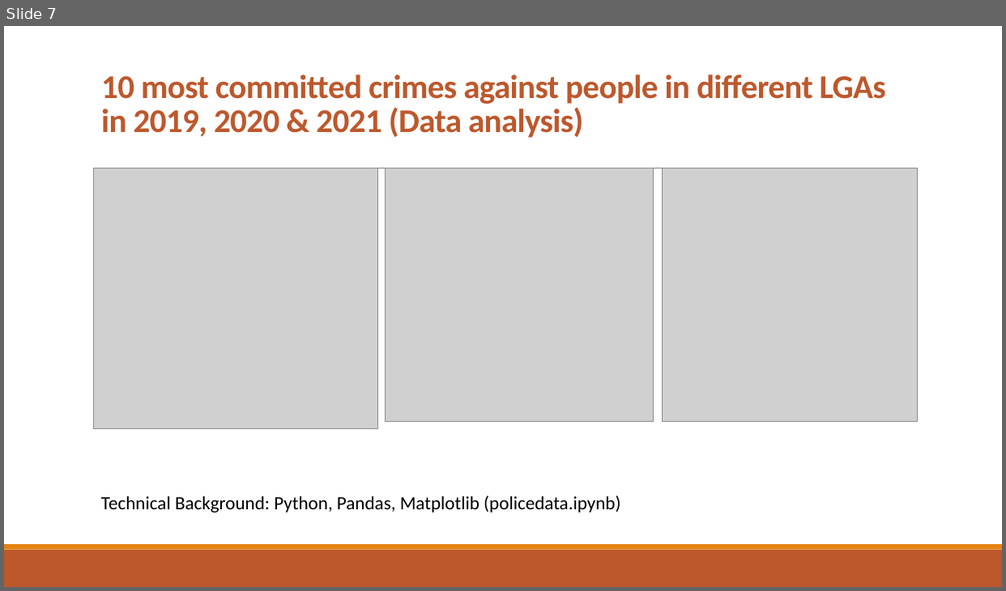
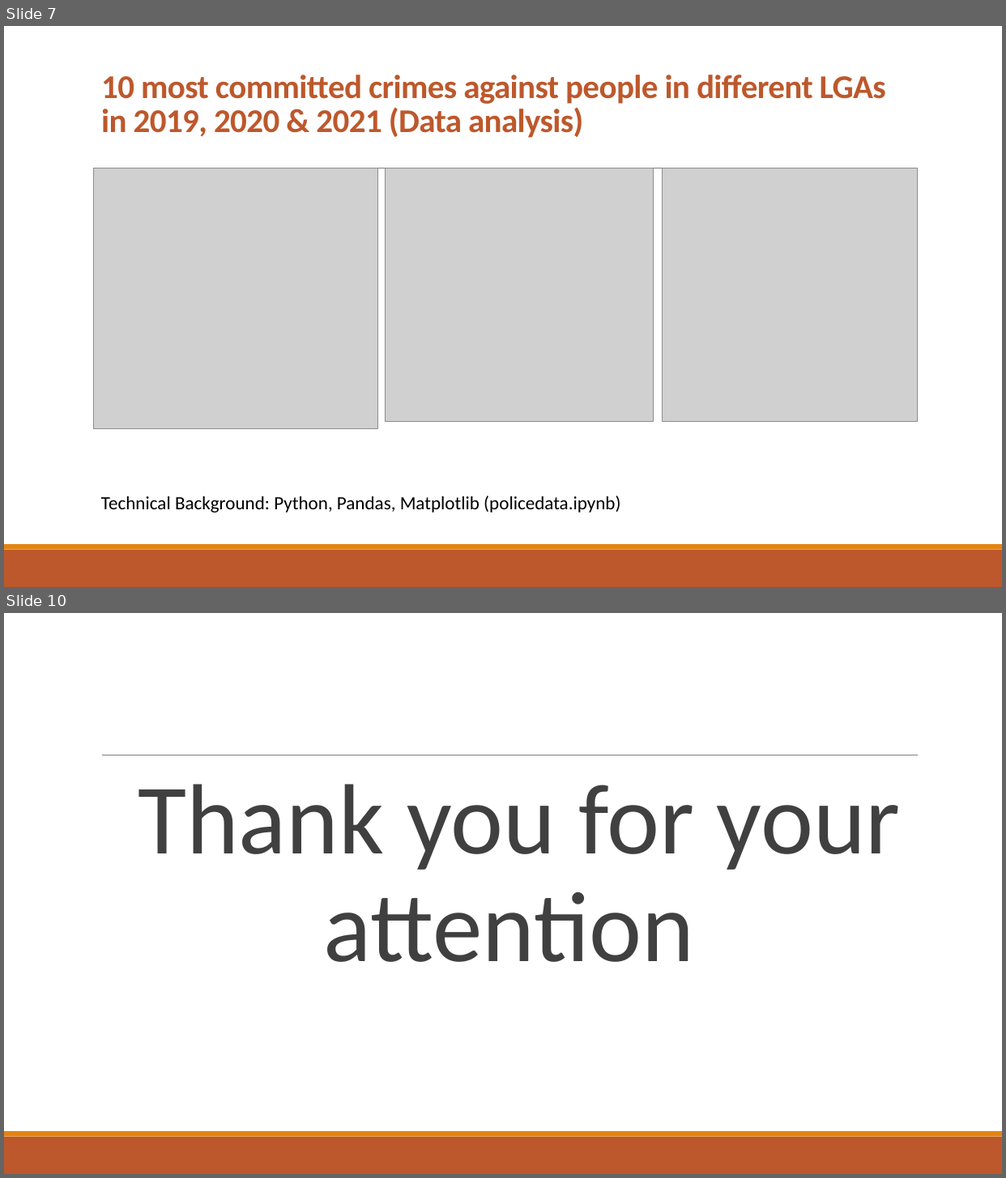
Before and after one commit to PhuongTieuOp/project3, a slide deck: Victoria Crime Data Visualization3.pptx. Shown one above the other, each under a label of ours: slide 7 before the commit, slides 7 and 10 after it; the slides between them are not shown. The pictures are 1006x591 and 1006x1178 pixels, drawn with LibreOffice and Linux fonts; fonts in the diff are those of the drawing; grey boxes stand for pictures. Boxes give left, top, right and bottom in pixels: in the first picture for what was removed or moved away, otherwise in the second. Text is boxed around its words. In the diff, an @@ line names an element or a change of style, - is before the commit and + after.

```diff
--- a/Victoria Crime Data Visualization3.pptx
+++ b/Victoria Crime Data Visualization3.pptx
@@ slide 10 added at (x1=4, y1=613, x2=1002, y2=1174), background #FFFFFF; not listed: 3 template elements that a slide beside it also shows @@
@@ text added at (x1=138, y1=784, x2=901, y2=962), 96 pt, text #404040 @@
+  Thank you for your attention
```
Also in this commit, not shown: 2 slides changed, 1 other slide added.
